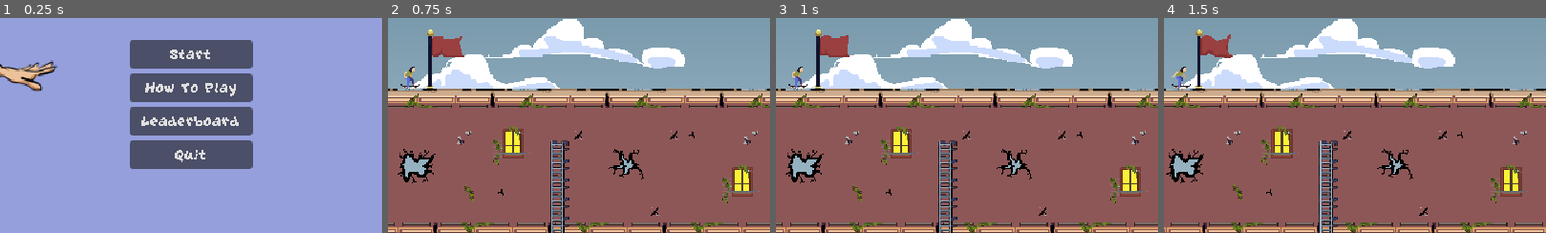
Above: before the commit, frames 1-4 (left to right).
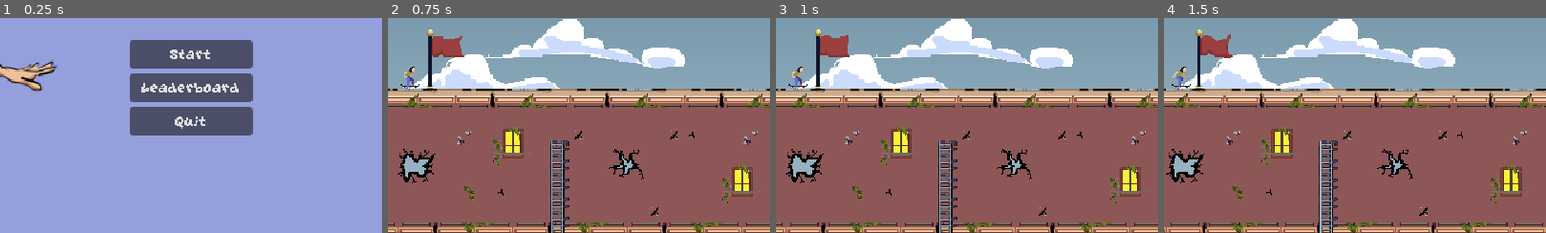
Above: after the commit, the same moments.

Repository: Minipeps/SpeedJam-8
Game: Godot game, scene res://Menus/MainMenu/MainMenu.tscn
The game is run twice, just before and just after one commit, with the same random seed, the same clock (stepped at 60 frames per second) and the same inputs.
Inputs (mouse positions are % of the whole screen's width and height, from its top left):
- Up to frame 1 (0.25 s): no input
- Up to frame 2 (0.75 s): click "Start" at 0.5 s
- Up to frame 3 (1 s): no input
- Up to frame 4 (1.5 s): tap Enter (ui_accept) at 1.25 s; move the mouse to (72, 45) at 1.27 s; hold Right (player_move_right) from 1.28 s (still down); tap C (display_end_screen_lose) at 1.35 s
The pictures show only the part of the screen within x 47-97%, y 34-84%; the shares and areas given below are measured in that part.

The runs differ from the first frame. In frame 1, 5.4% of the frame differs, in the area x 34-67%, y 29-71%; in frame 2, nothing differs; in frame 3, nothing differs; in frame 4, nothing differs.

Commit message:
pause: add back to menu button

Diff:
--- a/2D/Level.tscn
+++ b/2D/Level.tscn
@@ -1,11 +1,12 @@
-[gd_scene load_steps=18 format=3 uid="uid://bdvcv3bw5ysdy"]
+[gd_scene load_steps=18 format=4 uid="uid://bdvcv3bw5ysdy"]
+
 [ext_resource type="Script" path="res://2D/Level.gd" id="1_y5gdm"]
 [ext_resource type="Texture2D" uid="uid://dmc4g62t0md67" path="res://Sprites/Tileset/tileset_roof.png" id="2_0sl3k"]
 [ext_resource type="PackedScene" uid="uid://c7cx7wyya1ssx" path="res://2D/Player/Player2D.tscn" id="3_dohc5"]
 [ext_resource type="PackedScene" uid="uid://b5dmq1q21bq2f" path="res://Obstacles/Obstacle_Mur.tscn" id="4_13vne"]
 [ext_resource type="PackedScene" uid="uid://d1dl5o2l103yq" path="res://Timer/Timer.tscn" id="4_a7a37"]
 [ext_resource type="PackedScene" uid="uid://ckfyrvjhmjb7w" path="res://Checkpoint/LevelEnd.tscn" id="5_7coiq"]
-[ext_resource type="PackedScene" uid="uid://b7qnyrfh2v8ve" path="res://Checkpoint/CheckPoint.tscn" id="5_bubwb"]
+[ext_resource type="PackedScene" uid="uid://b7qnyrfh2v8ve" path="res://Checkpoint/checkpoint.tscn" id="5_bubwb"]
 [ext_resource type="PackedScene" uid="uid://hhg3splfg7rx" path="res://Parallax/Parallax.tscn" id="6_je5dk"]
 [ext_resource type="PackedScene" uid="uid://bhq1ku8ahsqna" path="res://Timer/speed_counter.tscn" id="6_sqcud"]
 [ext_resource type="PackedScene" uid="uid://brky8na4eiune" path="res://Obstacles/Obstacle_Cone.tscn" id="9_ciupy"]
--- a/Controllers/PauseController.gd
+++ b/Controllers/PauseController.gd
@@ -1,26 +1,21 @@
 extends Node
 
-var pauseMenu
+@onready var pauseMenu = $"PauseMenu"
+@onready var restartButton = $"PauseMenu/VBoxContainer/RestartButton"
+@onready var resumeButton = $"PauseMenu/VBoxContainer/ResumeButton"
+@onready var menuButton = $"PauseMenu/VBoxContainer/MainMenuButton"
 
 @export var mouseModeOnPause: Input.MouseMode = Input.MOUSE_MODE_VISIBLE
 
 @export var mouseModeOnResume: Input.MouseMode = Input.MOUSE_MODE_CAPTURED
 
 func _ready():
-	self._initialization()
+	resumeButton.pressed.connect(_onResumeButtonPressed)
+	menuButton.pressed.connect(_onBackToMenuButtonPressed)
+	restartButton.pressed.connect(_onRestartButtonPressed)
 
 # Called every frame. 'delta' is the elapsed time since the previous frame.
 func _process(_delta):
-	self._inputsHandler()
-
-func _initialization():
-	pauseMenu = get_node("PauseMenu")
-	var resumeButton = get_node("PauseMenu/ResumeButton")
-	resumeButton.pressed.connect(self._onResumeButtonPressed) #event needs to be connected that way because resumeButton is in another node
-	var restartButton = get_node("PauseMenu/RestartButton")
-	restartButton.pressed.connect(self._onRestartButtonPressed)
-
-func _inputsHandler():
 	self._handlePauseInput()
 
 func _handlePauseInput():
@@ -45,3 +40,9 @@
 func _onRestartButtonPressed():
 	get_owner().restart_level()
 	_onResumeButtonPressed()
+
+func _onBackToMenuButtonPressed():
+	get_node("/root").get_child(0).get_tree().paused = false
+	Input.set_mouse_mode(mouseModeOnResume)
+	pauseMenu.visible = false
+	get_tree().change_scene_to_file("res://Menus/MainMenu/MainMenu.tscn")
--- a/Menus/MainMenu/MainMenu.tscn
+++ b/Menus/MainMenu/MainMenu.tscn
@@ -44,6 +44,7 @@
 script = SubResource("GDScript_cxd8h")
 
 [node name="TutorialButton" type="Button" parent="VBoxContainer"]
+visible = false
 layout_mode = 2
 text = "How To Play"
 
--- a/Menus/PauseMenu/PauseMenu.tscn
+++ b/Menus/PauseMenu/PauseMenu.tscn
@@ -38,34 +38,30 @@
 horizontal_alignment = 1
 vertical_alignment = 1
 
-[node name="ResumeButton" type="Button" parent="."]
+[node name="VBoxContainer" type="VBoxContainer" parent="."]
 layout_mode = 1
 anchors_preset = 8
 anchor_left = 0.5
 anchor_top = 0.5
 anchor_right = 0.5
 anchor_bottom = 0.5
-offset_left = -4.0
-offset_top = -4.0
-offset_right = 4.0
-offset_bottom = 4.0
+offset_left = -47.0
+offset_top = -40.0
+offset_right = 47.0
+offset_bottom = 40.0
 grow_horizontal = 2
 grow_vertical = 2
+
+[node name="ResumeButton" type="Button" parent="VBoxContainer"]
+layout_mode = 2
 text = "Resume
 "
 
-[node name="RestartButton" type="Button" parent="."]
-layout_mode = 1
-anchors_preset = 8
-anchor_left = 0.5
-anchor_top = 0.5
-anchor_right = 0.5
-anchor_bottom = 0.5
-offset_left = -27.5
-offset_top = 20.0
-offset_right = 27.5
-offset_bottom = 44.0
-grow_horizontal = 2
-grow_vertical = 2
+[node name="RestartButton" type="Button" parent="VBoxContainer"]
+layout_mode = 2
 text = "Restart
 "
+
+[node name="MainMenuButton" type="Button" parent="VBoxContainer"]
+layout_mode = 2
+text = "Back to Menu"
